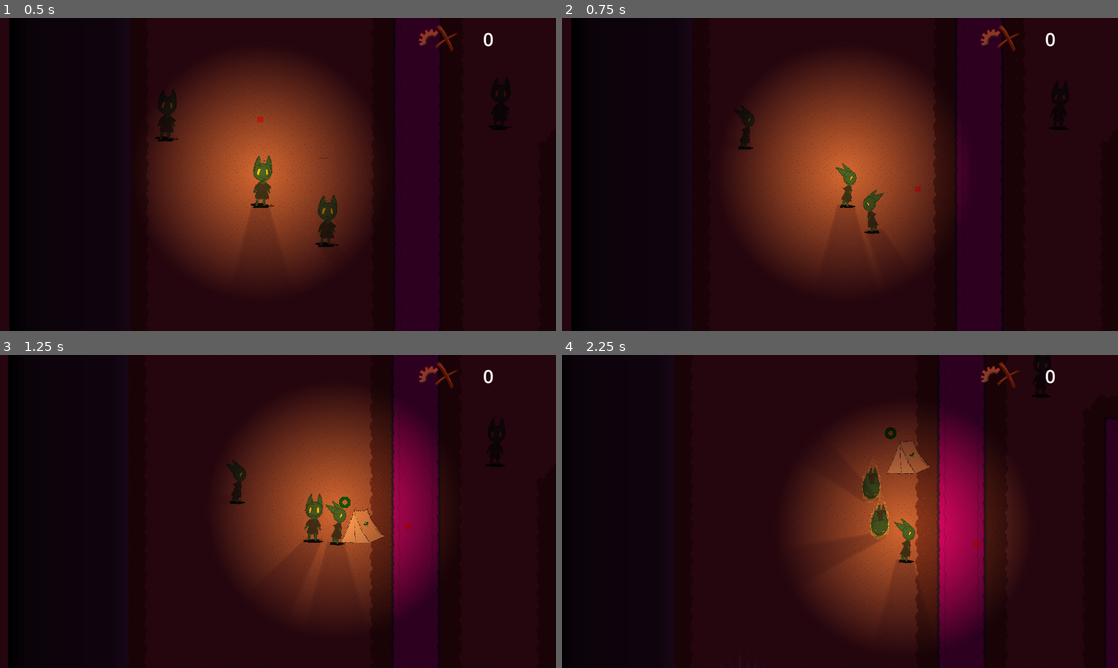
Above: before the commit, frames 1-4 (two rows, left to right).
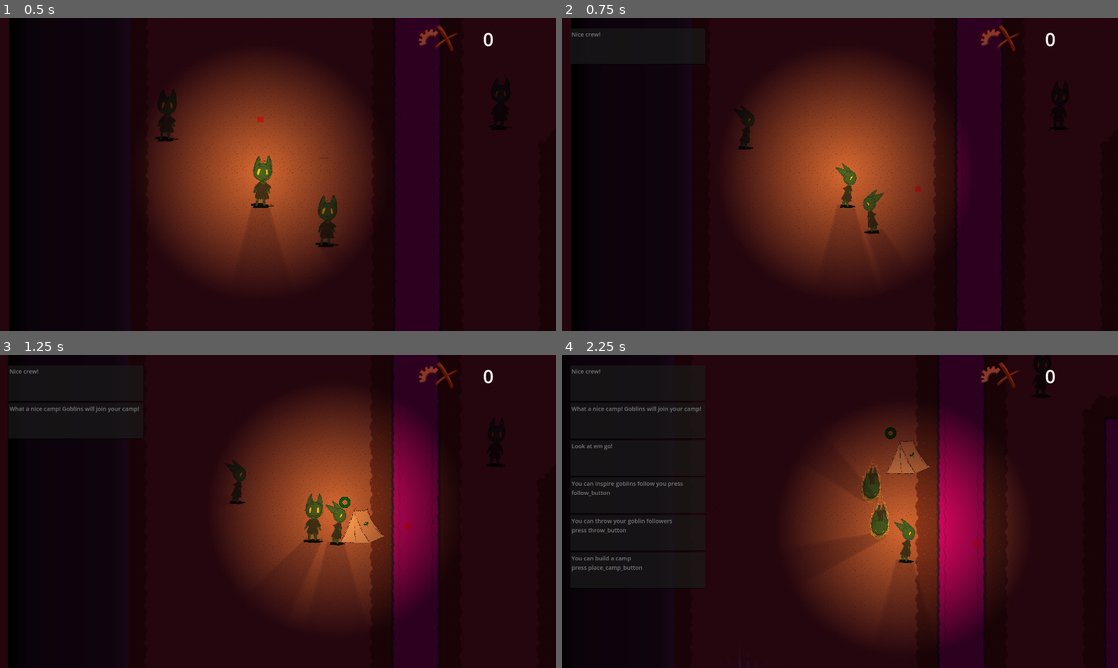
Above: after the commit, the same moments.

Repository: loteque/GoblinGame
Game: Godot game, scene res://main.tscn
Same seed, same stepped clock (60 frames per second), same inputs: the game is played once before the commit and once after it.
Inputs:
- Up to frame 1 (0.5 s): no input
- Up to frame 2 (0.75 s): hold D (right) from 0.53 s (still down); hold Shift (call) from 0.53 s (still down)
- Up to frame 3 (1.25 s): keep holding D (right); keep holding Shift (call); tap G (place) at 0.8 s
- Up to frame 4 (2.25 s): release D (right) at 1.28 s; release Shift (call) at 1.28 s; hold S (down) 1.28-2.03 s; tap G (place) at 1.35 s; tap Space (throw) at 1.55, 2.1 s; hold D (right) from 2.03 s (still down); hold Shift (call) from 2.03 s (still down)

Frame 1 is identical in both runs. In frame 2, less than 0.1% of the frame differs, in the area x 1-7%, y 4-6%; in frame 3, 0.3%; in frame 4, 1.0%, in the area x 1-26%, y 4-75%.

Commit message:
add tutorial manager, add tuts

Diff:
--- a/project/PlayerCharacter.gd
+++ b/project/PlayerCharacter.gd
@@ -14,6 +14,12 @@
 @export var game_manager: GameManager
 @export var sfx_manager: SfxManager
 
+@export var tutorial_manager: TutorialManager
+@export var g_p_messages_cont: VBoxContainer
+@export var throw_component: Node
+var is_tutorial_section_active: bool = false
+var tut_conn: TutorialManager.TutorialConnector
+
 var base_placer = BasePlacer.new(1)
 var selected: Node2D
 
@@ -23,6 +29,22 @@
 func _ready():
     base_placer.game_manager = game_manager
     died.connect(_on_died)
+
+    # tutorial: play tutorial when player loads
+    tut_conn = TutorialManager.TutorialConnector.new(tutorial_manager, self, g_p_messages_cont)
+    await get_tree().create_timer(2).timeout
+    tut_conn.manager.prompter_ready.emit(
+        tut_conn.manager.Section.INSPIRE_PROMPT,
+        tut_conn
+    )
+    tut_conn.manager.prompter_ready.emit(
+        tut_conn.manager.Section.THROW_PROMPT,
+        tut_conn
+    )
+    tut_conn.manager.prompter_ready.emit(
+        tut_conn.manager.Section.BUILD_PROMPT,
+        tut_conn
+    )
 
 func _on_died():
     game_manager.game_over.emit(GameManager.GameResult.LOSE)
@@ -66,6 +88,15 @@
 func _input(event):
     if event.is_action("place"):
         base_placer.place(get_parent(), throw_target.global_transform.origin)
+
+        # tutorial
+        if tut_conn.manager.is_tutorial_active():
+            tut_conn.manager.section_success.emit(
+                tut_conn.manager.Section.BUILD_PROMPT,
+                tut_conn.manager.Section.BUILD_RESPONSE,
+                tut_conn
+            )
+
     if event.is_action("place") and selected:
         if selected.is_in_group("Upgradable"):
             selected.upgrader.upgrade()
--- a/project/goblin_call_area.gd
+++ b/project/goblin_call_area.gd
@@ -45,6 +45,14 @@
     if len(allied_goblins) > 0:
         lead(allied_goblins)
 
+    # tutorial
+    if leader.tut_conn.manager.is_tutorial_active():
+        leader.tut_conn.manager.section_success.emit(
+            leader.tut_conn.manager.Section.INSPIRE_PROMPT,
+            leader.tut_conn.manager.Section.INSPIRE_RESPONSE,
+            leader.tut_conn
+        )
+
 func show_call_indicator():
     call_range_indicator_timer.start()
     call_range_indicator.visible = true
--- a/project/main.tscn
+++ b/project/main.tscn
@@ -14,6 +14,7 @@
 [ext_resource type="PackedScene" uid="uid://hehsosy8cwdc" path="res://collectables/scrap/scrap.tscn" id="6_ax147"]
 [ext_resource type="Texture2D" uid="uid://34mnibg6rfuw" path="res://assets/art/tilesets/river-edges-tileset.png" id="6_g0v38"]
 [ext_resource type="Texture2D" uid="uid://d2b4jpplq6mos" path="res://assets/art/scrap_sprite.png" id="6_g25cc"]
+[ext_resource type="Script" path="res://tutorial_manager/TutorialManager.gd" id="7_fp0kt"]
 [ext_resource type="Texture2D" uid="uid://cdebc26yxfwlb" path="res://assets/art/dirt-tile.png" id="7_pmk3h"]
 [ext_resource type="PackedScene" uid="uid://ct8ncpasvj5j0" path="res://src/camera/follow_camera.tscn" id="7_sg7t6"]
 [ext_resource type="PackedScene" uid="uid://c1st656vkl5t0" path="res://src/ui/level_ui.tscn" id="8_8fyn6"]
@@ -799,6 +800,39 @@
 max_vol = -18
 min_vol = -60
 
+[node name="TutorialManager" type="CanvasLayer" parent="."]
+script = ExtResource("7_fp0kt")
+prompt_time = 3.0
+response_time = 2.0
+inspire_prompt = "You can inspire goblins follow you press
+follow_button "
+inspire_response = "Nice crew!"
+throw_prompt = "You can throw your goblin followers
+press throw_button "
+throw_response = "Look at em go!"
+build_prompt = "You can build a camp
+press place_camp_button "
+build_response = "What a nice camp! Goblins will join your camp!"
+
+[node name="LevelUI" parent="." instance=ExtResource("8_8fyn6")]
+
+[node name="GameOverScreen" parent="LevelUI" node_paths=PackedStringArray("game_manager") instance=ExtResource("19_h5dls")]
+visible = false
+z_index = 2
+size_flags_horizontal = 4
+size_flags_vertical = 4
+script = ExtResource("20_s4vua")
+game_manager = NodePath("../../GameManager")
+
+[node name="GamePlayMessages" type="VBoxContainer" parent="LevelUI"]
+unique_name_in_owner = true
+offset_left = 29.0
+offset_top = 36.0
+offset_right = 495.0
+offset_bottom = 1025.0
+size_flags_horizontal = 3
+size_flags_vertical = 3
+
 [node name="NavigationRegion2D" type="NavigationRegion2D" parent="."]
 position = Vector2(577, 322)
 navigation_polygon = SubResource("NavigationPolygon_ocatk")
@@ -878,9 +912,11 @@
 scale = Vector2(1, 0.3)
 texture = ExtResource("3_olnyg")
 
-[node name="PlayerCharacter" parent="." node_paths=PackedStringArray("game_manager") instance=ExtResource("1_rjx7k")]
+[node name="PlayerCharacter" parent="." node_paths=PackedStringArray("game_manager", "tutorial_manager", "g_p_messages_cont") instance=ExtResource("1_rjx7k")]
 position = Vector2(449, 533)
 game_manager = NodePath("../GameManager")
+tutorial_manager = NodePath("../TutorialManager")
+g_p_messages_cont = NodePath("../LevelUI/GamePlayMessages")
 
 [node name="Camera2D" type="Camera2D" parent="PlayerCharacter"]
 position_smoothing_enabled = true
@@ -1060,16 +1096,6 @@
 [node name="FollowCamera" parent="." instance=ExtResource("7_sg7t6")]
 position = Vector2(494, 281)
 
-[node name="LevelUI" parent="FollowCamera" instance=ExtResource("8_8fyn6")]
-
-[node name="GameOverScreen" parent="FollowCamera/LevelUI" node_paths=PackedStringArray("game_manager") instance=ExtResource("19_h5dls")]
-visible = false
-z_index = 2
-size_flags_horizontal = 4
-size_flags_vertical = 4
-script = ExtResource("20_s4vua")
-game_manager = NodePath("../../../GameManager")
-
 [node name="Scrap5" parent="." instance=ExtResource("6_ax147")]
 z_index = 1
 position = Vector2(244, 1659)
--- a/project/player_character.tscn
+++ b/project/player_character.tscn
@@ -41,7 +41,7 @@
 [sub_resource type="OccluderPolygon2D" id="OccluderPolygon2D_14lud"]
 polygon = PackedVector2Array(-26, 109, -12, 115, 14, 115, 28, 111, 24, 122, -23, 121)
 
-[node name="PlayerCharacter" type="CharacterBody2D" node_paths=PackedStringArray("throw_target", "cursor", "follow_target", "sfx_manager") groups=["Actor", "Player"]]
+[node name="PlayerCharacter" type="CharacterBody2D" node_paths=PackedStringArray("throw_target", "cursor", "follow_target", "sfx_manager", "throw_component") groups=["Actor", "Player"]]
 z_index = 1
 motion_mode = 1
 script = ExtResource("1_k6ex4")
@@ -49,6 +49,7 @@
 cursor = NodePath("Marker2D/Cursor")
 follow_target = NodePath("FollowMarker2D")
 sfx_manager = NodePath("SfxManager")
+throw_component = NodePath("ThrowGoblinComponent")
 
 [node name="HealthComponent" parent="." instance=ExtResource("2_1fc7m")]
 
@@ -116,10 +117,11 @@
 wait_time = 0.1
 one_shot = true
 
-[node name="ThrowGoblinComponent" type="Node" parent="." node_paths=PackedStringArray("goblin_command_component", "target")]
+[node name="ThrowGoblinComponent" type="Node" parent="." node_paths=PackedStringArray("goblin_command_component", "target", "player")]
 script = ExtResource("7_uvm8g")
 goblin_command_component = NodePath("../GoblinCallComponent")
 target = NodePath("../Marker2D")
+player = NodePath("..")
 
 [node name="HealthBarUi" parent="." node_paths=PackedStringArray("health_component") instance=ExtResource("8_xi4xc")]
 offset_left = -26.0
--- a/project/src/character/components/throw_goblin_component.gd
+++ b/project/src/character/components/throw_goblin_component.gd
@@ -5,6 +5,7 @@
 
 @export var goblin_command_component: GoblinCommandComponent
 @export var target: Node2D
+@export var player: PhysicsBody2D
 
 func throw_goblin(goblin: Actor):
     if goblin.has_signal("thrown_to"):
@@ -20,6 +21,16 @@
     var goblin = select_goblin()
     throw_goblin(goblin)
 
+    # tutorial
+    if player.tut_conn.manager.is_tutorial_active():
+        player.tut_conn.manager.section_success.emit(
+            player.tut_conn.manager.Section.THROW_PROMPT,
+            player.tut_conn.manager.Section.THROW_RESPONSE,
+            player.tut_conn
+        )
+
+
+
 func _process(_delta):
     if Input.is_action_just_pressed("throw"):
         throw_a_goblin()
--- a/project/tutorial_manager/TutorialManager.gd
+++ b/project/tutorial_manager/TutorialManager.gd
@@ -7,9 +7,9 @@
 class TutorialConnector:
     var manager: TutorialManager
     var prompter_connection: Node
-    var ui_connection: CanvasLayer
+    var ui_connection: VBoxContainer
 
-    func _init(manager_node: TutorialManager, connection_node: Node, ui_node: CanvasLayer):
+    func _init(manager_node: TutorialManager, connection_node: Node, ui_node: VBoxContainer):
         manager = manager_node
         prompter_connection = connection_node
         ui_connection = ui_node
@@ -17,46 +17,79 @@
 class PanelConfigurator:
     const Panel_Scene = preload("res://tutorial_manager/message_panel.tscn")
     var message: String
-    var panel: Node
-    var text_edit: TextEdit
+    var panel: Control
 
     func create_panel():
-        panel = Panel_Scene.new()
-        text_edit = panel.get_node("Message")
-        text_edit.text = message
+        panel = Panel_Scene.instantiate()
+        panel.text = message
 
     func _init(panel_message: String):
         message = panel_message
         create_panel()
 
-var _success: int
+var section_1: bool = true
+var section_2: bool = true
+var section_3: bool = true
+func _deactivate_section(response_section):
+    match response_section:
+        Section.INSPIRE_RESPONSE:
+            section_1 = false
+        Section.THROW_RESPONSE:
+            section_2 = false
+        Section.BUILD_RESPONSE:
+            section_3 = false
 
-func _add_panel(section: int, connector: TutorialConnector) -> Node:
+
+func is_tutorial_active() -> bool:
+    var active: bool = section_1 or section_2 or section_3
+    return active
+
+
+var panels: Dictionary = {
+    Section.INSPIRE_PROMPT: null,
+    Section.INSPIRE_RESPONSE: null,
+    Section.THROW_PROMPT: null,
+    Section.THROW_RESPONSE: null,
+    Section.BUILD_PROMPT: null,
+    Section.BUILD_RESPONSE: null,
+}
+
+
+func _add_panel(section: int, connector: TutorialConnector):
     var config = PanelConfigurator.new(sections.get(section))
-    connector.ui_connector.add_child(config.panel)
-    return config.panel
+    var panel = config.panel
+    connector.ui_connection.add_child(panel)
+    panels[section] = panel
+
 
 signal prompter_ready(section: Section, connector: TutorialConnector)
 func _on_prompter_ready(section, connector):
-    var panel = _add_panel(section, connector)
-    await section_success
-    if _success == section:
-        await get_tree().create_timer(prompt_time).timeout
-        panel.free()
+    if !panels[section]:
+        _add_panel(section, connector)
 
 
 signal section_success(section: Section, new_section: Section, connector: TutorialConnector)
 func _on_section_success(section, new_section, connector):
-    _success = section
-    var panel = _add_panel(new_section, connector)
+
+    if !panels[new_section]:
+        _add_panel(new_section, connector)
+
+    await get_tree().create_timer(prompt_time).timeout
+    if panels[section] != null:
+        panels[section].free()
+        panels[section] = null
+
     await get_tree().create_timer(response_time).timeout
-    panel.free()
+    if panels[new_section] != null:
+        push_warning("trying to free panel: " + str(new_section))
+        panels[new_section].free()
+        panels[new_section] = null
+        _deactivate_section(new_section)
 
 
 func _ready():
     prompter_ready.connect(_on_prompter_ready)
     section_success.connect(_on_section_success)
-
 
 
 enum Section{
--- /dev/null
+++ b/project/tutorial_manager/message_panel.tscn
@@ -0,0 +1,17 @@
+[gd_scene format=3 uid="uid://m0mje71gcqds"]
+
+[node name="MessagePanel" type="TextEdit"]
+custom_minimum_size = Vector2(350, 125)
+offset_right = 350.0
+offset_bottom = 125.0
+theme_override_font_sizes/font_size = 20
+text = "this is some demo text. just to test the message pnael sizing."
+editable = false
+context_menu_enabled = false
+shortcut_keys_enabled = false
+selecting_enabled = false
+deselect_on_focus_loss_enabled = false
+drag_and_drop_selection_enabled = false
+virtual_keyboard_enabled = false
+middle_mouse_paste_enabled = false
+wrap_mode = 1
Not shown: 1 places in project/main.tscn that only renumber resources
Not shown: 1 places in project/player_character.tscn that only renumber resources
